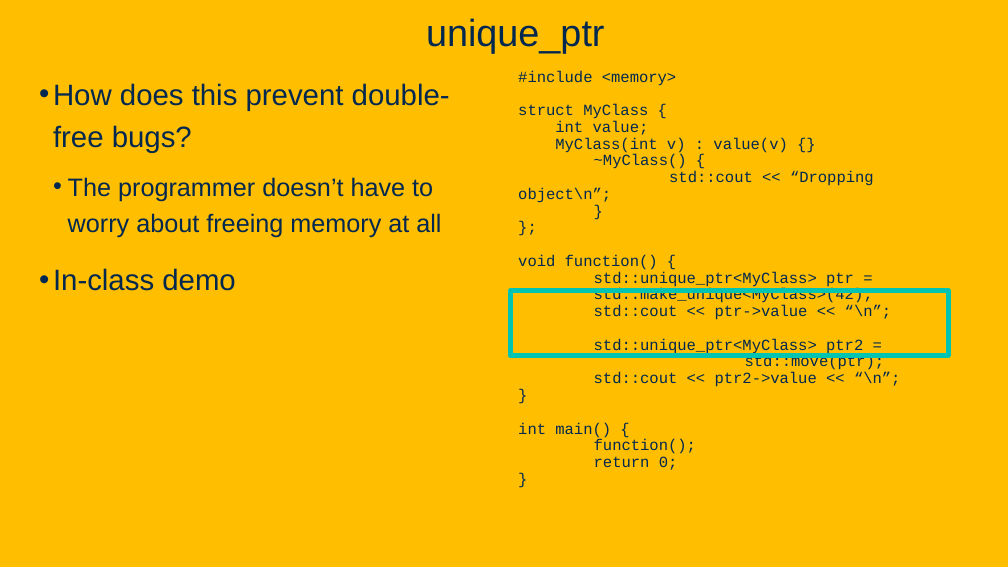
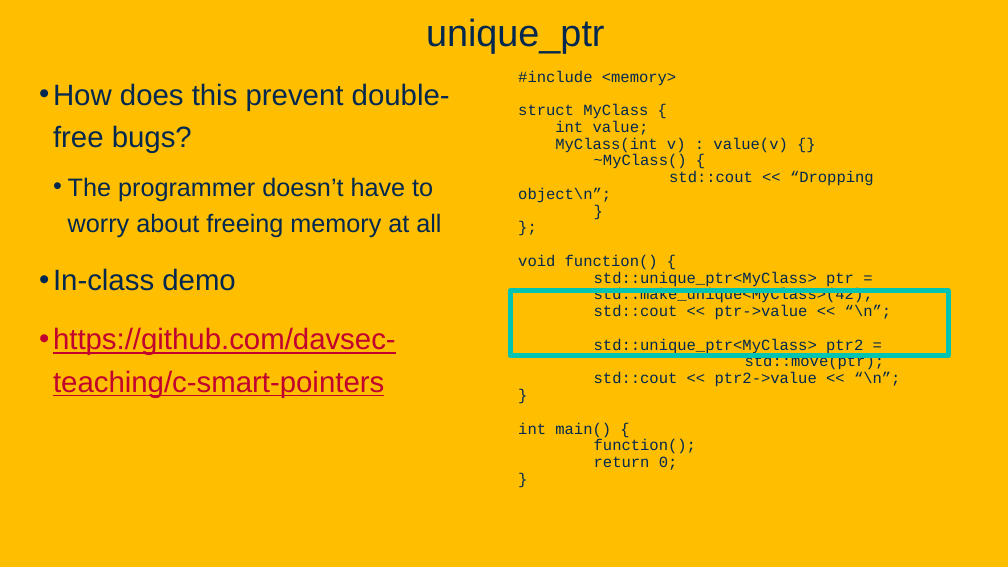
Before and after one commit to davsec-teaching/ecs160-f25, a slide deck: slide 119 of slides/9_software_security.pptx (slide 118 before the commit). Drawn at 1008x567 pixels with LibreOffice and Linux fonts; fonts in the diff are those of the drawing; background and template pictures are left out. Boxes give left, top, right and bottom in pixels: in the first picture for what was removed or moved away, otherwise in the second. Text is boxed around its words. In the diff, an @@ line names an element or a change of style, - is before the commit and + after.

```diff
--- a/slides/9_software_security.pptx
+++ b/slides/9_software_security.pptx
@@ text at (x1=53, y1=327, x2=396, y2=398): paragraph added @@
+• https://github.com/davsec-teaching/c-smart-pointers
```
Also in this commit, not shown: 6 other slides changed, 2 slides added.
